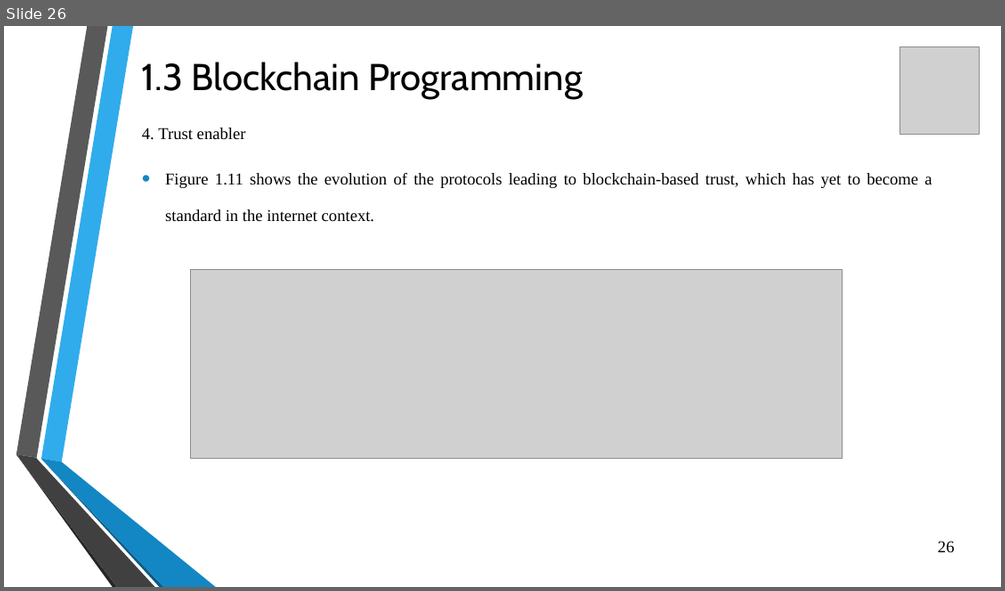
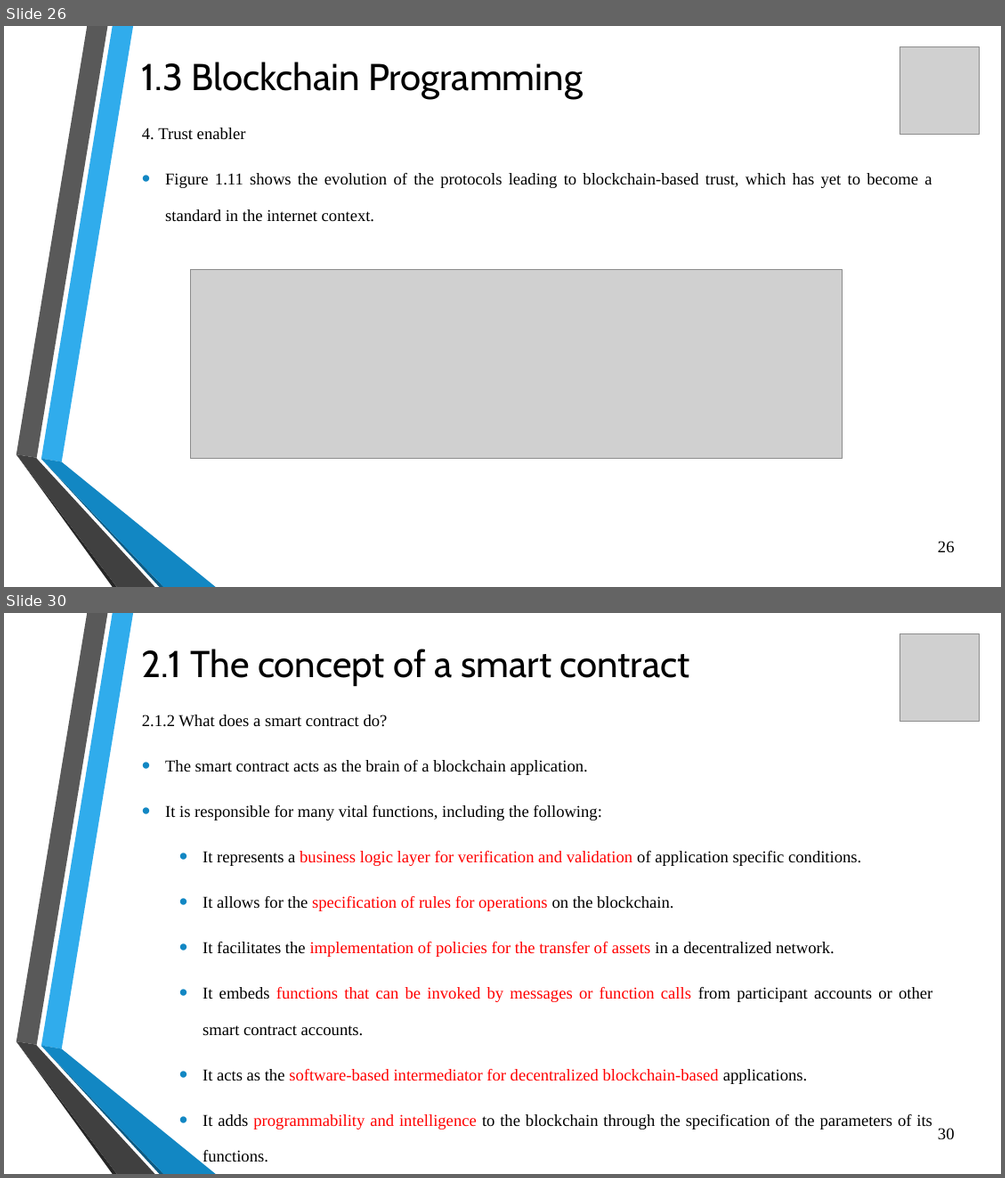
Before and after one commit to flick-23/SEM-7, a slide deck: BCM/Unit 2.pptx. Shown one above the other, each under a label of ours: slide 26 before the commit, slides 26 and 30 after it; the slides between them are not shown. The pictures are 1005x591 and 1005x1178 pixels, drawn with LibreOffice and Linux fonts; fonts in the diff are those of the drawing; grey boxes stand for pictures; background and template pictures are left out. Boxes give left, top, right and bottom in pixels: in the first picture for what was removed or moved away, otherwise in the second. Text is boxed around its words. In the diff, an @@ line names an element or a change of style, - is before the commit and + after.

```diff
--- a/BCM/Unit 2.pptx
+++ b/BCM/Unit 2.pptx
@@ slide 30 added at box(4, 613, 1001, 1174), background picture (left out); not listed: 6 template elements that a slide beside it also shows @@
@@ picture added at box(900, 634, 979, 722) @@
@@ title added at box(142, 649, 690, 686), 36 pt, text #000000 @@
+2.1 The concept of a smart contract
@@ text added at box(142, 714, 932, 1166), 16 pt, text #000000 @@
+  2.1.2 What does a smart contract do?
+  • The smart contract acts as the brain of a blockchain application.
+  • It is responsible for many vital functions, including the following:
+    • It represents a business logic layer for verification and validation of application specific conditions.
+    • It allows for the specification of rules for operations on the blockchain.
+    • It facilitates the implementation of policies for the transfer of assets in a decentralized network.
+    • It embeds functions that can be invoked by messages or function calls from participant accounts or other smart contract accounts.
+    • It acts as the software-based intermediator for decentralized blockchain-based applications.
+    • It adds programmability and intelligence to the blockchain through the specification of the parameters of its functions.
@@ page number added at box(938, 1127, 955, 1139), 16 pt, text #000000 @@
+30
```
Also in this commit, not shown: 35 other slides added, 3 other files.
